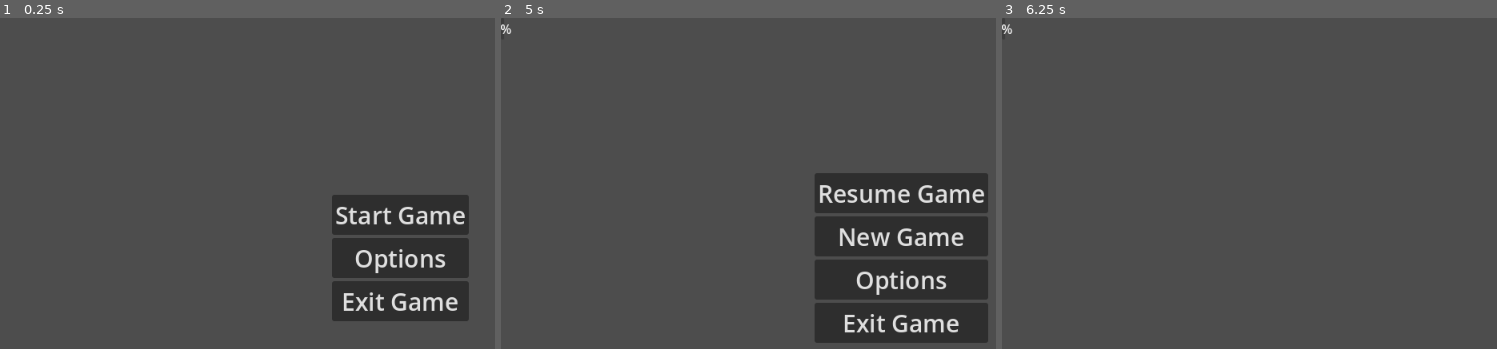
Above: before the commit, frames 1-3 (left to right).
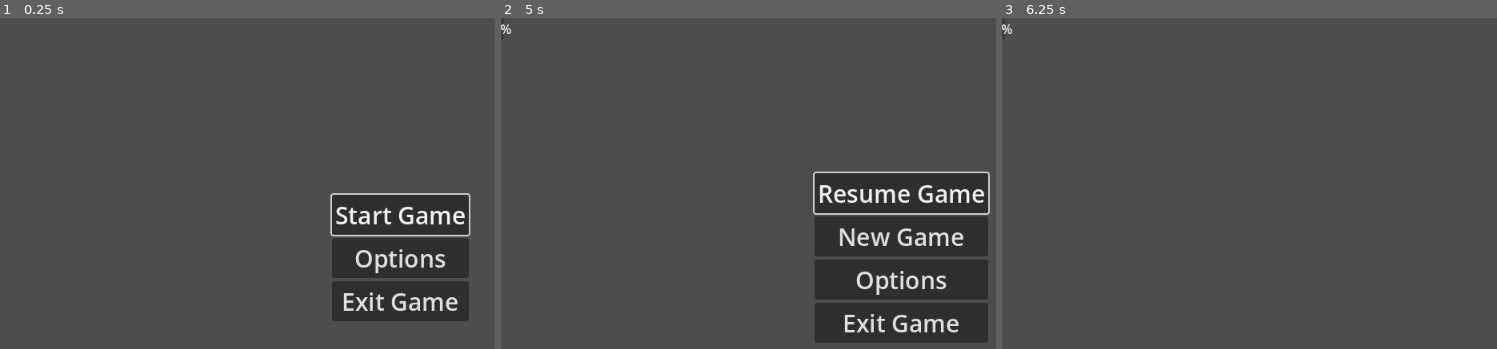
Above: after the commit, the same moments.

Repository: pozbliz/godot_asteroids
Game: Godot game, scene res://main/main.tscn
The game is run twice, just before and just after one commit, with the same random seed, the same clock (stepped at 60 frames per second) and the same inputs.
Inputs (mouse positions are in pixels of both pictures, inside the frame that each line leads up to):
- Up to frame 1 (0.25 s): no input
- Up to frame 2 (5 s): click "Start Game" at 0.5 s; tap Enter at 1.25, 2.75, 4.25 s; move the mouse to (outside the picture) at 1.27 s; hold Up (ui_up) 1.28-2.03 s; click (outside the picture) at 1.42 s; tap Space at 2, 3.5 s; move the mouse to (738, 282) at 2.02 s; hold Down (ui_down) 2.03-2.78 s; move the mouse to (981, 153) at 2.77 s; hold Up (ui_up) 2.78-4.28 s; move the mouse to (outside the picture) at 3.52 s; click (outside the picture) at 3.67 s; move the mouse to (outside the picture) at 4.27 s; hold Down (ui_down) from 4.28 s (still down); tap Escape (open_menu) at 4.9 s
- Up to frame 3 (6.25 s): release Down (ui_down) at 5 s; click "New Game" at 5 s; tap Space at 5.75 s; move the mouse to (1160, 186) at 5.77 s; hold Down (ui_down) from 5.78 s (still down)

The runs differ from the first frame. In frame 1, 0.4% of the frame differs, in the area x 66-96%, y 52-67%; in frame 2, 0.5%, in the area x 63-99%, y 46-60%; in frame 3, nothing differs.

Commit message:
feat: add focus for menu keyboard controls

Diff:
--- a/ui/ui.gd
+++ b/ui/ui.gd
@@ -51,6 +51,8 @@
 	$HUD.hide()
 	get_tree().paused = true
 
+	$MainMenu/MarginContainer/VBoxContainer/StartGameButton.grab_focus()
+
 func open_pause_menu():
 	current_state = UIState.PAUSE_MENU
 	$MainMenu.hide()
@@ -58,6 +60,8 @@
 	$OptionsMenu.hide()
 	$HUD.show()
 	get_tree().paused = true
+
+	$PauseMenu/MarginContainer/VBoxContainer/ResumeGameButton.grab_focus()
 
 func open_options_menu():
 	current_state = UIState.OPTIONS_MENU
--- a/ui/ui.tscn
+++ b/ui/ui.tscn
@@ -1,19 +1,7 @@
-[gd_scene load_steps=7 format=3 uid="uid://dh0kc5ysas7xu"]
+[gd_scene load_steps=3 format=3 uid="uid://dh0kc5ysas7xu"]
 
 [ext_resource type="Script" uid="uid://dd4r1r2hvvp4d" path="res://ui/ui.gd" id="1_nb4k0"]
 [ext_resource type="Script" uid="uid://c4ms86uokerem" path="res://ui/hud.gd" id="2_ks8t7"]
-
-[sub_resource type="InputEventAction" id="InputEventAction_ks8t7"]
-action = &"start_game"
-
-[sub_resource type="Shortcut" id="Shortcut_wl5ax"]
-events = [SubResource("InputEventAction_ks8t7")]
-
-[sub_resource type="InputEventAction" id="InputEventAction_vkava"]
-action = &"start_game"
-
-[sub_resource type="Shortcut" id="Shortcut_tf0e0"]
-events = [SubResource("InputEventAction_vkava")]
 
 [node name="UI" type="CanvasLayer"]
 script = ExtResource("1_nb4k0")
@@ -77,7 +65,6 @@
 [node name="StartGameButton" type="Button" parent="MainMenu/MarginContainer/VBoxContainer"]
 layout_mode = 2
 theme_override_font_sizes/font_size = 30
-shortcut = SubResource("Shortcut_wl5ax")
 text = "Start Game"
 
 [node name="OptionsButton" type="Button" parent="MainMenu/MarginContainer/VBoxContainer"]
@@ -118,7 +105,6 @@
 [node name="ResumeGameButton" type="Button" parent="PauseMenu/MarginContainer/VBoxContainer"]
 layout_mode = 2
 theme_override_font_sizes/font_size = 30
-shortcut = SubResource("Shortcut_tf0e0")
 text = "Resume Game"
 
 [node name="NewGameButton" type="Button" parent="PauseMenu/MarginContainer/VBoxContainer"]
